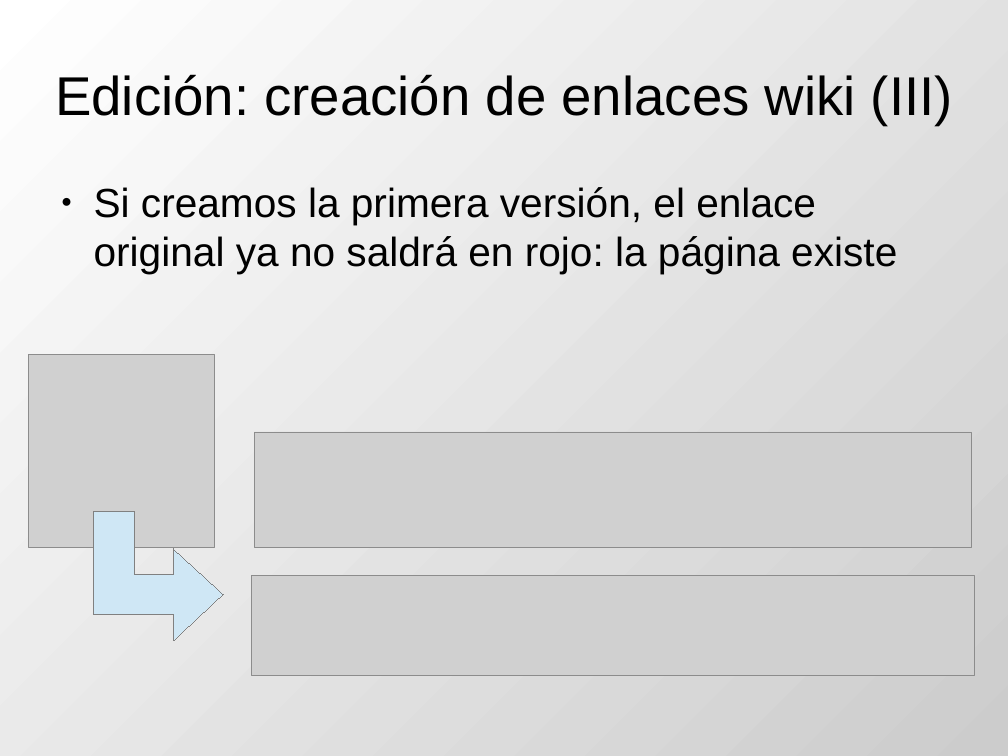
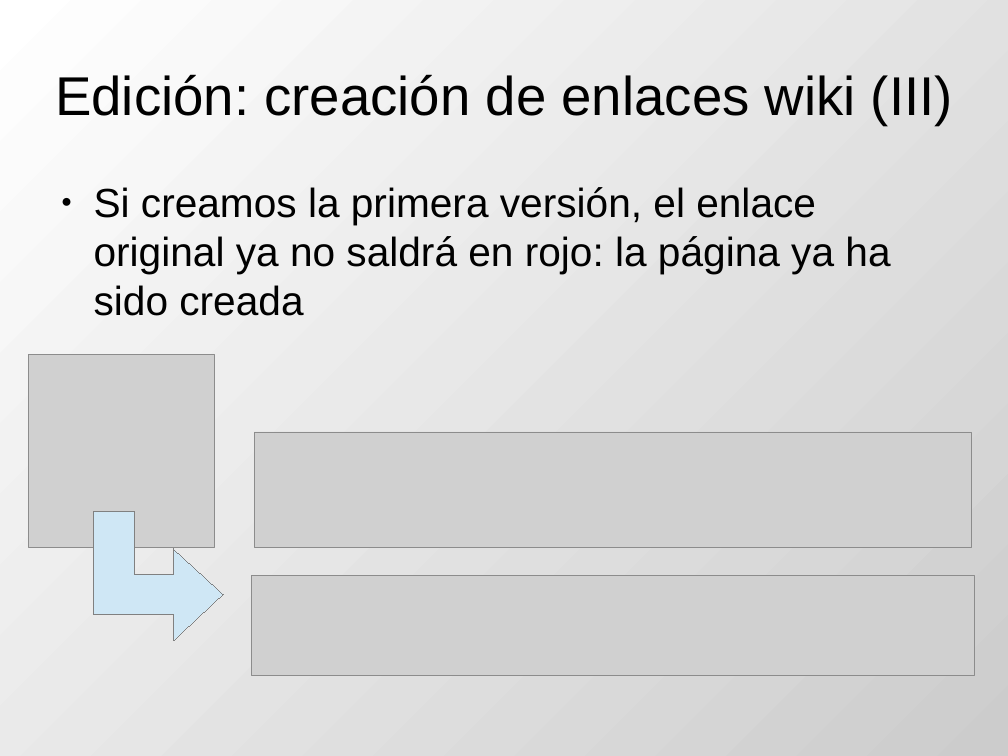
Before and after one commit to DrPantera/wikis4education, a slide deck: slide 12 of uca-2013_07/tema-3-WikisEnMoodle.odp. Drawn at 1008x756 pixels with LibreOffice and Linux fonts; fonts in the diff are those of the drawing; grey boxes stand for pictures. Boxes give left, top, right and bottom in pixels: in the first picture for what was removed or moved away, otherwise in the second. Text is boxed around its words. In the diff, an @@ line names an element or a change of style, - is before the commit and + after.

```diff
--- a/uca-2013_07/tema-3-WikisEnMoodle.odp
+++ b/uca-2013_07/tema-3-WikisEnMoodle.odp
@@ text at bbox=[94, 187, 890, 316]: text changed @@
-● Si creamos la primera versión, el enlace original ya no saldrá en rojo: la página existe
+● Si creamos la primera versión, el enlace original ya no saldrá en rojo: la página ya ha sido creada
```
Also in this commit, not shown: 4 other slides changed, 3 slides added, 2 other files.
